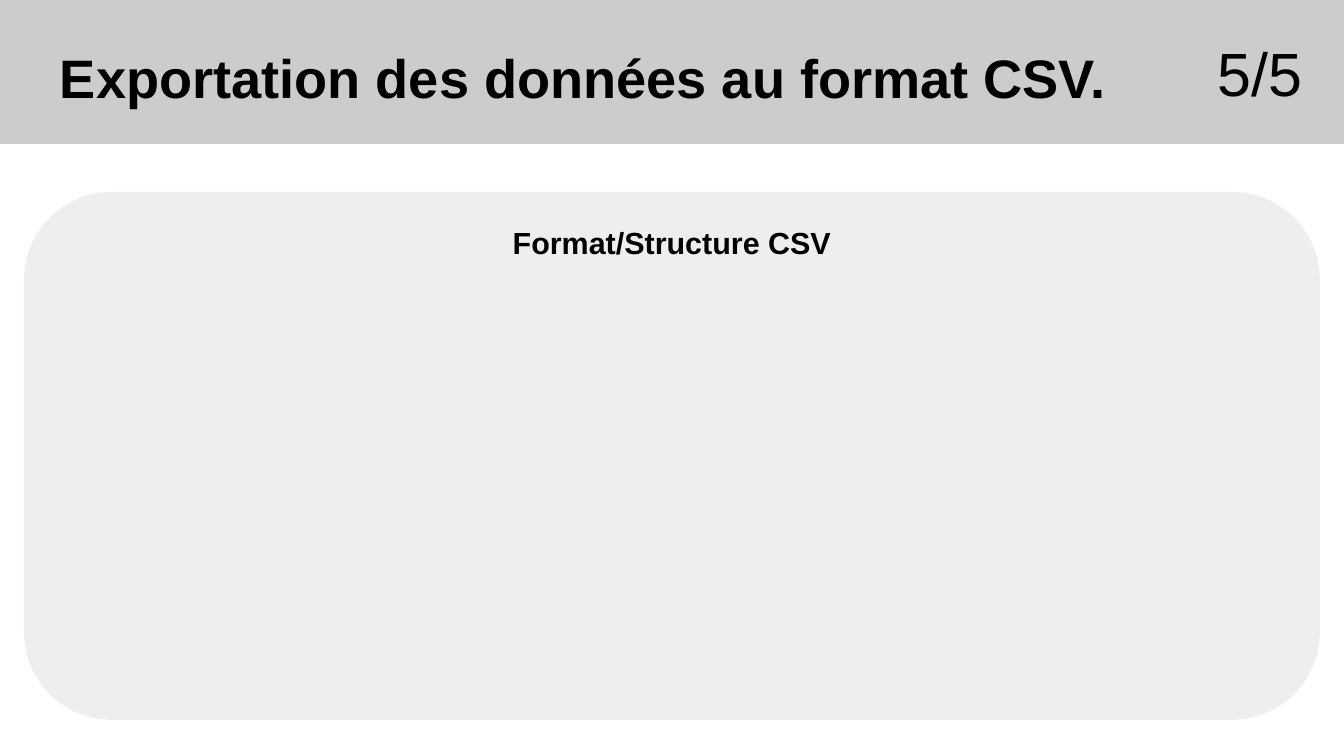
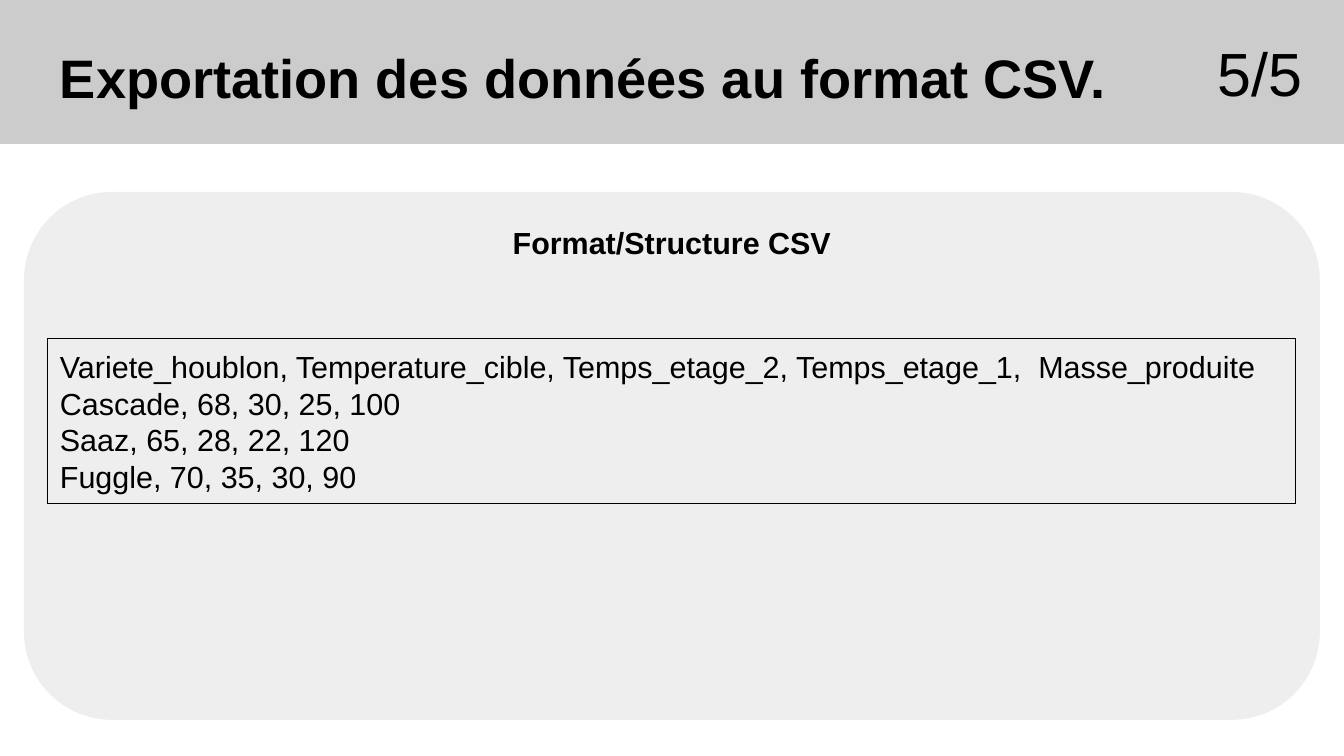
Before and after one commit to Sauvage89/sechoir-houblon, a slide deck: slide 39 of doc/diaporama/revu2/revu2_sauvage.odp (slide 35 before the commit). Drawn at 1344x756 pixels with LibreOffice and Linux fonts; fonts in the diff are those of the drawing. Boxes give left, top, right and bottom in pixels: in the first picture for what was removed or moved away, otherwise in the second. Text is boxed around its words. In the diff, an @@ line names an element or a change of style, - is before the commit and + after.

```diff
--- a/doc/diaporama/revu2/revu2_sauvage.odp
+++ b/doc/diaporama/revu2/revu2_sauvage.odp
@@ rectangle added at bbox=[48, 339, 1296, 504], outline #000000 0 pt, 18 pt, text #000000 @@
+Variete_houblon, Temperature_cible, Temps_etage_2, Temps_etage_1, Masse_produite
+Cascade, 68, 30, 25, 100
+Saaz, 65, 28, 22, 120
+Fuggle, 70, 35, 30, 90
```
Also in this commit, not shown: 18 other slides changed, 9 slides added, 3 slides removed.
